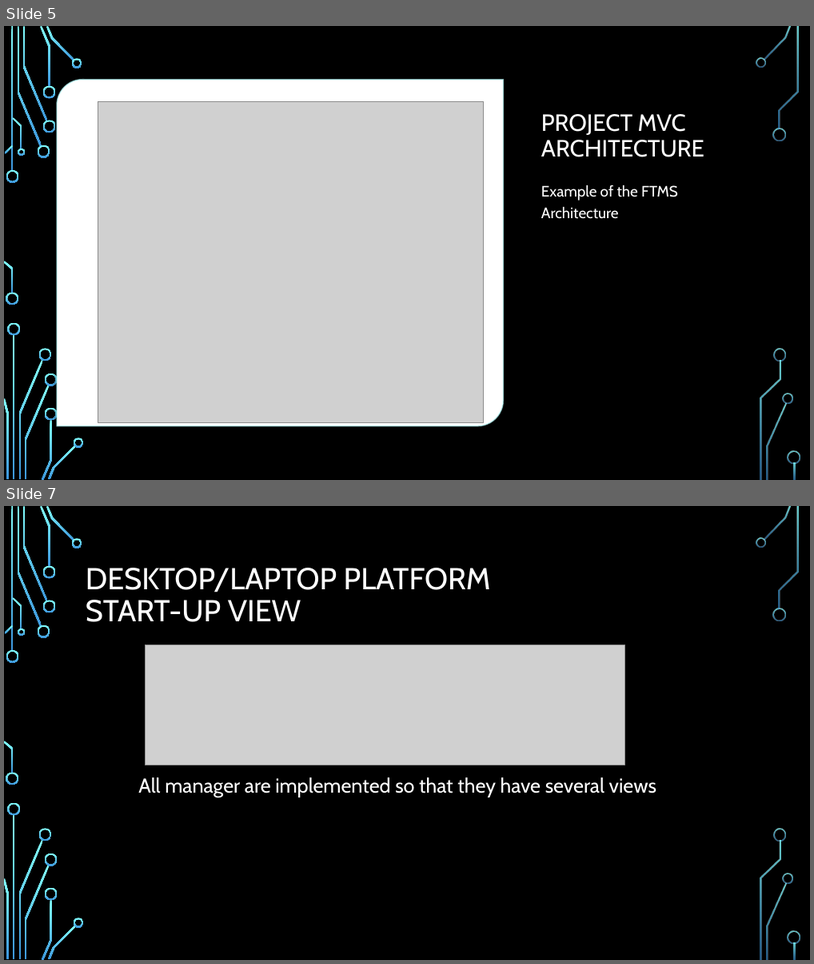
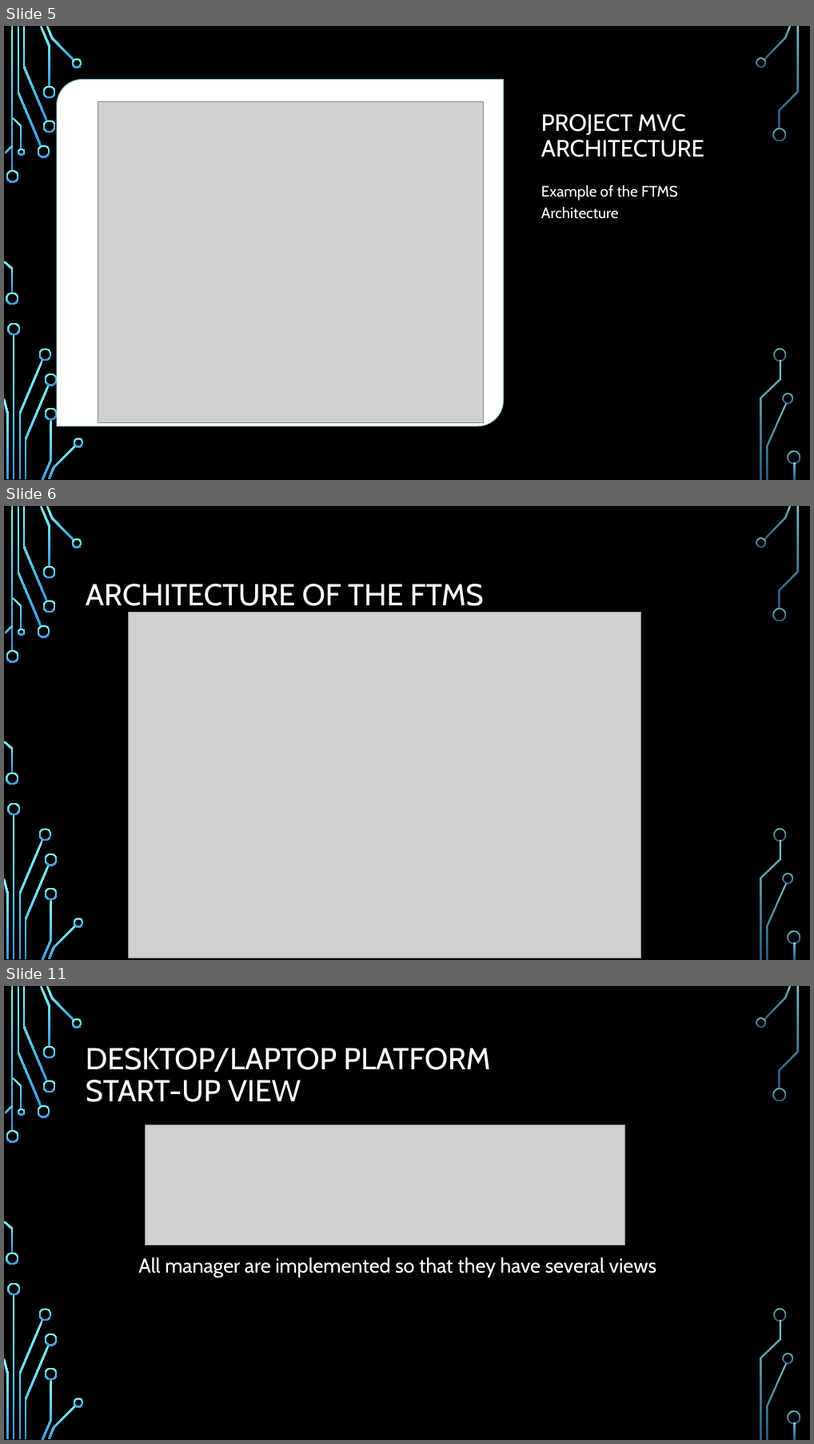
Before and after one commit to MaryAnnChev/Term-Project, a slide deck: ECSE321 presentation group 11 V2.pptx. Shown one above the other, each under a label of ours: slides 5 and 7 before the commit, slides 5, 6 and 11 after it; the slides between them are not shown. The pictures are 814x964 and 814x1444 pixels, drawn with LibreOffice and Linux fonts; fonts in the diff are those of the drawing; grey boxes stand for pictures; background and template pictures are left out. Boxes give left, top, right and bottom in pixels: in the first picture for what was removed or moved away, otherwise in the second. Text is boxed around its words. In the diff, an @@ line names an element or a change of style, - is before the commit and + after.

```diff
--- a/ECSE321 presentation group 11 V2.pptx
+++ b/ECSE321 presentation group 11 V2.pptx
@@ slide 6 added at (x1=4, y1=506, x2=810, y2=960), background picture (left out); not listed: 36 template elements that a slide beside it also shows @@
@@ title added at (x1=86, y1=584, x2=484, y2=612), 36 pt, text #FFFFFF @@
+ARCHITECTURE OF THE FTMS
@@ picture added at (x1=129, y1=612, x2=642, y2=957) @@
@@ what was slide 7 is now slide 11 @@
```
Also in this commit, not shown: 4 other slides added, 1 slide removed.
